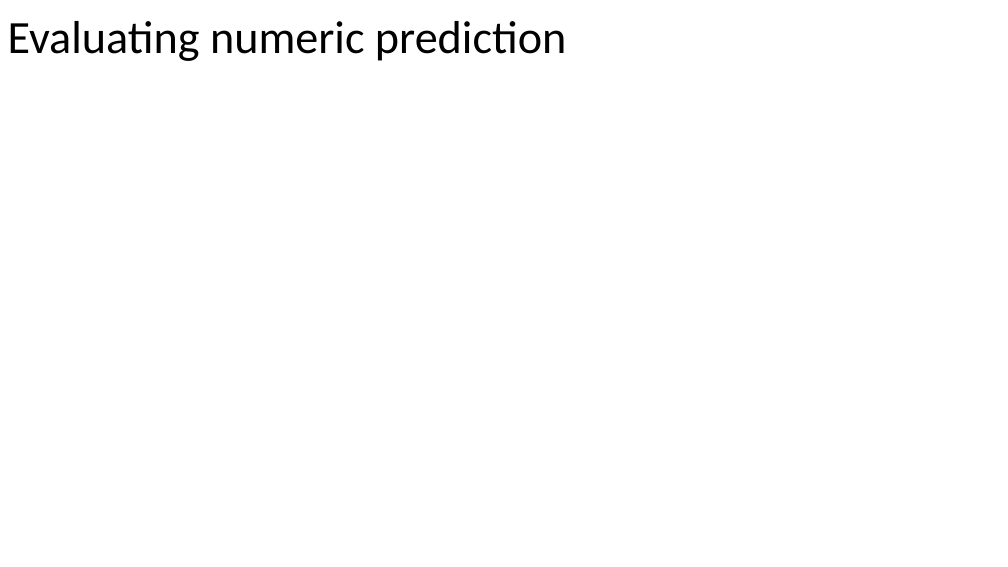
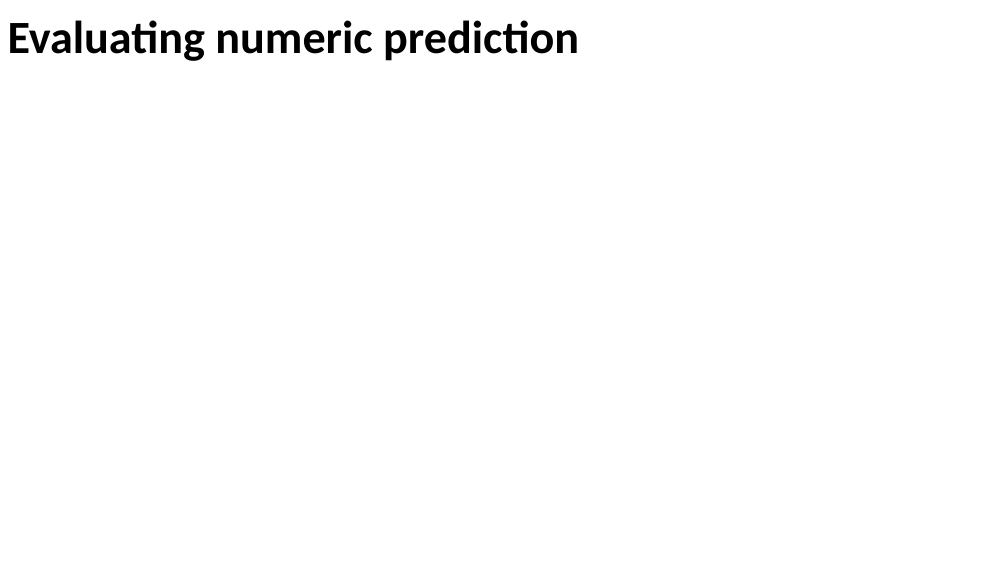
Before and after one commit to russellu/cs405, a slide deck: slide 6 of Lecture_13.pptx. Drawn at 1008x567 pixels with LibreOffice and Linux fonts; fonts in the diff are those of the drawing; background and template pictures are left out. Boxes give left, top, right and bottom in pixels: in the first picture for what was removed or moved away, otherwise in the second. Text is boxed around its words. In the diff, an @@ line names an element or a change of style, - is before the commit and + after.

```diff
--- a/Lecture_13.pptx
+++ b/Lecture_13.pptx
@@ title "Evaluating numeric prediction" at <box>8,20,579,61</box>: bold on @@
```
Also in this commit, not shown: 6 other slides changed, 2 slides added, 1 slide removed, 1 other file.
